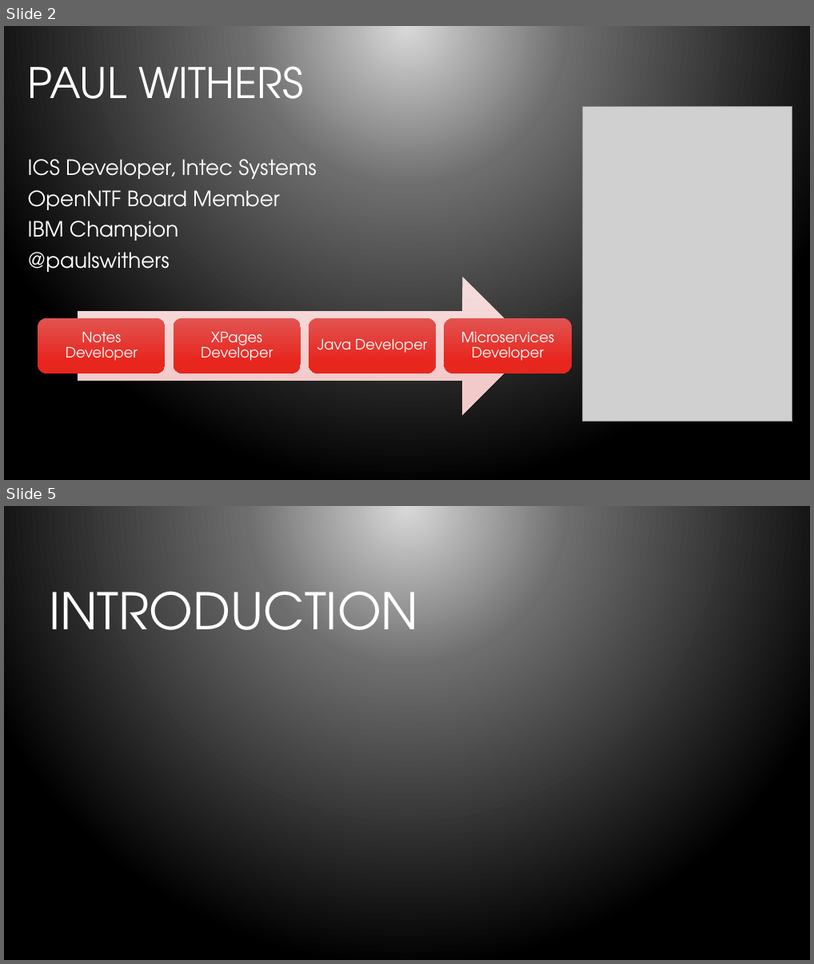
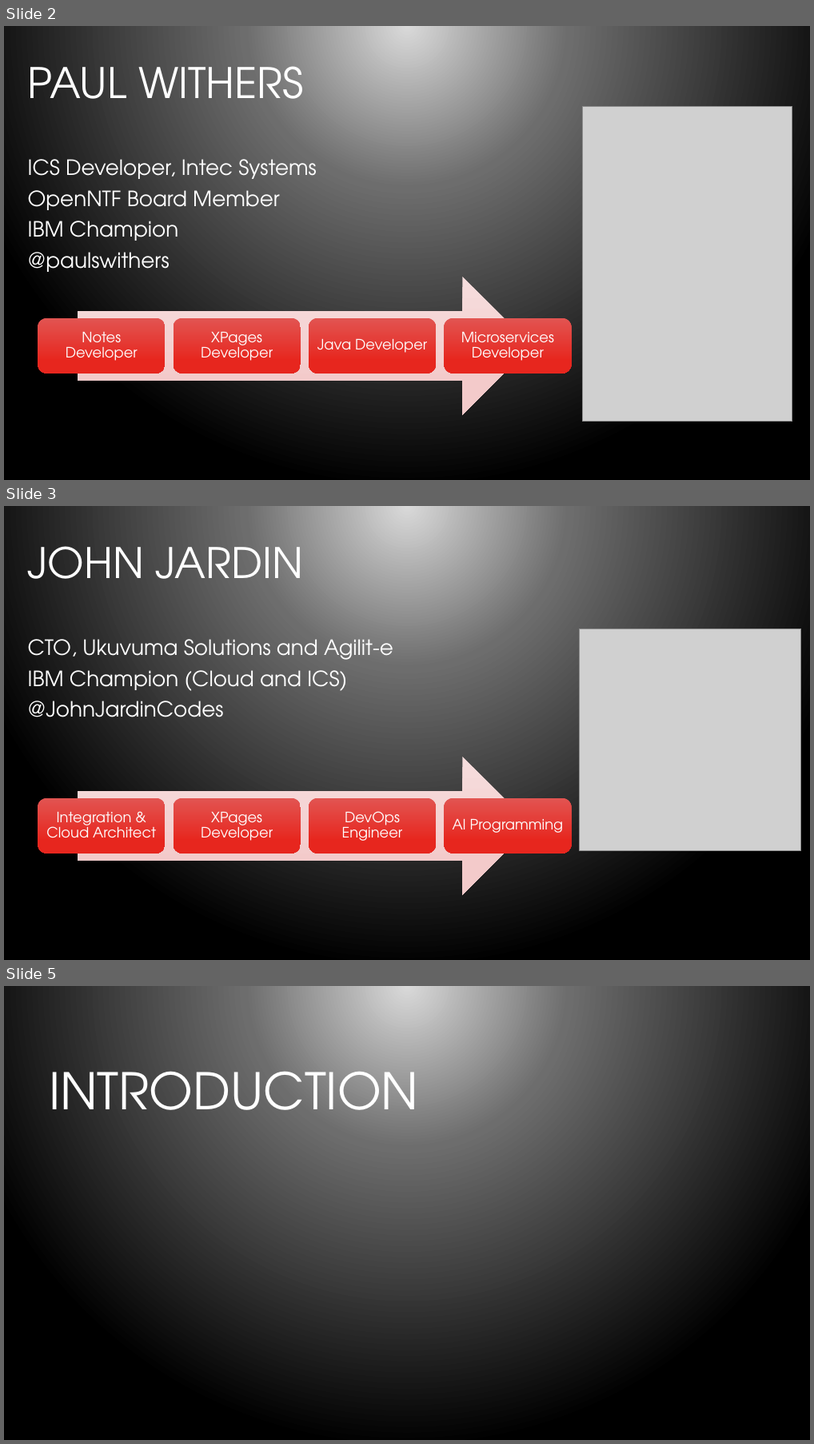
Before and after one commit to bleedingcode/domino-js-masterclass, a slide deck: presentation/8598 Domino and JS.pptx. Shown one above the other, each under a label of ours: slides 2 and 5 before the commit, slides 2, 3 and 5 after it; the slides between them are not shown. The pictures are 814x964 and 814x1444 pixels, drawn with LibreOffice and Linux fonts; fonts in the diff are those of the drawing; grey boxes stand for pictures; background and template pictures are left out. Boxes give left, top, right and bottom in pixels: in the first picture for what was removed or moved away, otherwise in the second. Text is boxed around its words. In the diff, an @@ line names an element or a change of style, - is before the commit and + after.

```diff
--- a/presentation/8598 Domino and JS.pptx
+++ b/presentation/8598 Domino and JS.pptx
@@ slide 3 added at (4, 506, 810, 960), background gradient #D9D9D9 to #6D6D6D to #000000 @@
@@ title added at (28, 535, 304, 579), 50 pt, text #FFFFFF @@
+JOHN JARDIN
@@ text added at (28, 639, 394, 717), 25 pt, text #FFFFFF @@
+CTO, Ukuvuma Solutions and Agilit-e
+IBM Champion (Cloud and ICS)
+@JohnJardinCodes
@@ picture added at (580, 629, 802, 851) @@
@@ right arrow added at (78, 756, 532, 894), fill gradient #F7DEDE to #F5CBCB @@
@@ rounded rectangle added at (38, 797, 166, 852), fill gradient #E25452 to #E8251F @@
@@ text added at (46, 812, 156, 837), 17 pt, text #FFFFFF @@
+Integration & Cloud Architect
@@ rounded rectangle added at (174, 797, 301, 852), fill gradient #E25452 to #E8251F @@
@@ text added at (201, 812, 273, 840), 17 pt, text #FFFFFF @@
+XPages Developer
@@ rounded rectangle added at (309, 797, 437, 852), fill gradient #E25452 to #E8251F @@
@@ text added at (342, 811, 403, 840), 17 pt, text #FFFFFF @@
+DevOps Engineer
@@ rounded rectangle added at (445, 797, 572, 852), fill gradient #E25452 to #E8251F @@
@@ text added at (453, 818, 564, 832), 17 pt, text #FFFFFF @@
+AI Programming
```
Also in this commit, not shown: 2 slides changed, 1 slide removed.
